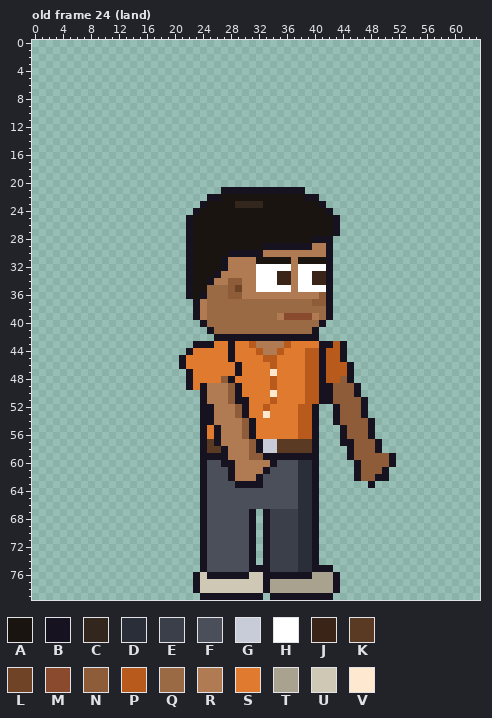
Two states of a pixel-art file, sprites/expo/expo_vendo_right_anim.aseprite. Above is the file before it was changed.
64x80 pixels, 123 frames. Colours within 5 levels of each other are drawn and written as one. Shown: old frame 24 (land). The commit also changed other frames, which this record leaves out.
Visible layers, top first: "Arm Top", "Stubble", "Hair", "Face", "Watch", "Near Arm", "Collar", "Belt", "Shirt", "Body", "Back Arm", "Pants", "Shoes".
Palette (. is transparent): A #1a1410  B #17121f  C #33261c  D #2a2e38  E #3a3f4a  F #4a4f5a  G #c8ccd8  H #ffffff  J #3a2418  K #5a3a22  L #6e4326  M #8a4a2e  N #8e5c38  P #b85a1c  Q #9a6a44  R #b07a52  S #e07a2e  T #a9a28f  U #cfc8b5  V #ffe8d0
Pixels before, old frame 24 (land) (only the part around the change), first column x 0:
 8 ............................................................
 9 ............................................................
10 ............................................................
11 ............................................................
12 ............................................................
13 ............................................................
14 ............................................................
15 ............................................................
16 ............................................................
17 ............................................................
18 ............................................................
19 ............................................................
20 ............................................................
21 ...........................BBBBBBBBBBBB.....................
22 .........................BBAAAAAAAAAAAABB...................
23 ........................BAAAACCCCAAAAAAAAB..................
24 .......................BAAAAAAAAAAAAAAAAAAB.................
25 ......................BAAAAAAAAAAAAAAAAAAAAB................
26 ......................BAAAAAAAAAAAAAAAAAAAAB................
27 ......................BAAAAAAAAAAAAAAAAAAAAB................
28 ......................BAAAAAAAAAAAAAAAAABBB.................
29 ......................BAAAAAAAAAABBBBBBBRRB.................
30 ......................BAAAAABBBBBRRRRRRRRRB.................
31 ......................BAAAABRRRRAAAAARAAAAB.................
32 ......................BAAAABRRRRHHHHHRHHHHB.................
33 ......................BAAABRRRRRHHHJJRHHJJB.................
34 ......................BAABRRNNRRHHHJJRHHJJB.................
35 ......................BAAQQQNLRRHHHHHRHHHHB.................
36 ......................BABQQQNNRRRRRRRRRRRNB.................
37 .......................BRQQQQQQQQQQQQQQQNNB.................
38 .......................BRQQQQQQQQQQQQQQQQQB.................
39 .......................BRQQQQQQQQQQRMMMMRQB.................
40 ........................BQQQQQQQQQQQQQQQQB..................
41 .........................BQQQQQQQQQQQQQQB...................
42 ..........................BBBBBBBBBBBBBBB...................
43 .......................BBBSSBSSPRRRRPSSSSBBPB...............
44 ......................BSSSSSBSSSPRRPSSSPPBPPB...............
45 .....................BSSSSSSBSSSSPPSSSSPPBPPB...............
46 .....................BSSSSSSSBSSSSPSSSSPPBPPPB..............
47 ......................BSSSSSSBSSSSVSSSSPPBPPPB..............
48 ......................BSSSSNBSSSSSPSSSSPPBPPNB..............
49 ......................BSBRRRNBSSSSPSSSSPPBBNNNB.............
50 ........................BRRRNBSSSSVSSSSPPBBNNNB.............
51 ........................BRRRNBBSSSPSSSSPPBBNNNNB............
52 ........................BBRRRNBSSPSSSSPPB..BNNNB............
53 ........................BBRRRNBSSVSSSSPPB..BNNNB............
54 ........................BBRRRRNBSSSSSSPPB..BNNNNB...........
55 ........................BSBRRRNBSSSSSSPPB...BNNNB...........
56 ........................BSBRRRNBSSSSSSPPB...BNNNB...........
57 ........................BKBRRRRNBGGKKKKKB...BBNNNB..........
58 ........................BKKBRRRNBGGKKKKKB....BNNNB..........
59 ........................BBBBRRRNNBBBBBBBB....BNNNNNB........
60 ........................BFFBBRRRRRBFFFDDB.....BNNNNB........
61 ........................BFFFBRRRRBFFFFDDB.....BNNNB.........
62 ........................BFFFBRRRBFFFFFDDB.....BNNBB.........
63 ........................BFFFFBBBBFFFFFDDB.......B...........
64 ........................BFFFFFFFFFFFFFDDB...................
65 ........................BFFFFFFFFFFFFFDDB...................
66 ........................BFFFFFFFFFFFFFDDB...................
67 ........................BFFFFFFB.BEEEEDDB...................
68 ........................BFFFFFFB.BEEEEDDB...................
69 ........................BFFFFFFB.BEEEEDDB...................
New version:
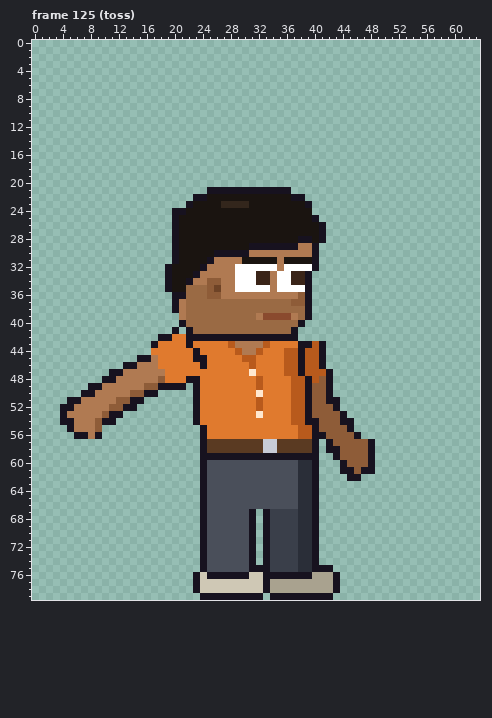
A new or re-ordered frame is compared with the old frame closest to it.
What changed:
frames 123 -> 129
Frame 125 (toss) is new; against old frame 24 (land):
y 21: x 25..26 .. -> BB; x 37..38 BB -> ..
y 22: x 23..26 ..BB -> BBAA; x 37..40 AABB -> BB..
y 23: x 22..24 ..B -> BAA; x 27..28 AA -> CC; x 31..32 CC -> AA; x 39..41 AAB -> B..
y 24: x 20..23 ...B -> BBAA; x 40..42 AAB -> ...
y 25: x 20..22 ..B -> BAA; x 40..43 AAAB -> B...
y 26..27: x 20..22 ..B -> BAA; x 41..43 AAB -> B..
y 28: x 20..22 ..B -> BAA; x 38..40 AAB -> BBA; x 42 B -> .
y 29: x 20..22 ..B -> BAA; x 31..32 AA -> BB; x 38..42 BBRRB -> RRB..
y 30: x 20..22 ..B -> BAA; x 26..27 AA -> BB; x 31..32 BB -> RR; x 40..42 RRB -> B..
y 31: x 20..22 ..B -> BAA; x 25..27 AAB -> BRR; x 30..31 RR -> AA; x 35 A -> R; x 37 R -> A; x 40..42 AAB -> B..
y 32: x 19..22 ...B -> BAAA; x 24..27 AAAB -> BRRR; x 29..31 RRR -> HHH; x 35 H -> R; x 37 R -> H; x 40..42 HHB -> B..
y 33: x 19..26 ...BAAAB -> BAAABRRR; x 29..42 RRRHHHJJRHHJJB -> HHHJJRHHJJB...
y 34: x 19..21 ... -> BAA; x 23..26 AABR -> RRNN; x 28..42 NNRRHHHJJRHHJJB -> RHHHJJRHHJJB...
y 35: x 19..31 ...BAAQQQNLRR -> BAAQQQNLRRHHH; x 34 H -> R; x 37 R -> H; x 39..42 HHHB -> B...
y 36: x 20..29 ..BABQQQNN -> BBQQQNNRRR; x 38..42 RRRNB -> NB...
y 37: x 20..24 ...BR -> BRQQQ; x 37..42 QQQNNB -> NNB...
y 38: x 20..24 ...BR -> BRQQQ; x 39..42 QQQB -> B...
y 39: x 21..24 ..BR -> RQQQ; x 32..35 QQQR -> RMMM; x 37..42 MMMRQB -> RQB...
y 40: x 21..24 ...B -> BQQQ; x 38..41 QQQB -> B...
y 41: x 20 . -> B; x 22..25 ...B -> BQQQ; x 37..40 QQQB -> B...
y 42: x 18..25 ........ -> BBSSBBBB; x 38..40 BBB -> ...
y 43: x 17..25 ......BBB -> BSSSSBSSS; x 28..31 BSSP -> PRRR; x 33..36 RRRP -> PSSS; x 38..40 SSS -> BBP; x 42..44 BPB -> ...
y 44: x 17..23 .....BS -> SSSSSSB; x 28..31 BSSS -> SPRR; x 33..38 RRPSSS -> SSSPPB; x 42..44 PPB -> ...
y 45: x 15..21 ......B -> BBRSSSS; x 23..24 SS -> BB; x 28 B -> S; x 30..31 SS -> PP; x 33..34 PP -> SS; x 36..38 SSS -> PPB; x 42..44 PPB -> ...
y 46: x 13..21 ........B -> BBRRRSSSS; x 24 S -> B; x 29 B -> S; x 31 S -> P; x 34 P -> S; x 36..38 SSS -> PPB; x 42..45 PPPB -> ....
y 47: x 11..22 ...........B -> BBRRRRRRSSSS; x 29 B -> S; x 31 S -> V; x 34 V -> S; x 36..38 SSS -> PPB; x 41..45 BPPPB -> PB...
y 48: x 10..21 ............ -> BBRRRRRRNSSS; x 23 S -> B; x 27..28 NB -> SS; x 32 S -> P; x 34 P -> S; x 37..39 SSP -> PPB; x 41..45 BPPNB -> NB...
y 49: x 8..29 ..............BSBRRRNB -> BBRRRRRRNNBBBB.BSSSSSS; x 32 S -> P; x 34 P -> S; x 37..41 SSPPB -> PPBNN; x 43..46 NNNB -> ....
y 50: x 7..17 ........... -> BBRRRRRNNBB; x 23..29 .BRRRNB -> BSSSSSS; x 32 S -> V; x 34 V -> S; x 37..41 SSPPB -> PPBNN; x 43..46 NNNB -> ....
y 51: x 5..15 ........... -> BBRRRRRNNBB; x 23..30 .BRRRNBB -> BSSSSSSS; x 32 S -> P; x 34 P -> S; x 37..41 SSPPB -> PPBNN; x 43..47 NNNNB -> B....
y 52: x 4..14 ........... -> BBRRRRRNNBB; x 23..30 .BBRRRNB -> BSSSSSSS; x 32..33 SP -> PS; x 37 S -> P; x 39..42 PB.. -> BNNN; x 44..47 NNNB -> ....
y 53: x 4..12 ......... -> BRRRRRNBB; x 23..30 .BBRRRNB -> BSSSSSSS; x 32..33 SV -> VS; x 37 S -> P; x 39..47 PB..BNNNB -> BNNNNB...
y 54: x 4..11 ........ -> BBRRRNBB; x 23..31 .BBRRRRNB -> BSSSSSSSS; x 37 S -> P; x 39 P -> B; x 41..48 ..BNNNNB -> NNNBB...
y 55: x 5..9 ..... -> BRRRN; x 26..31 BRRRNB -> SSSSSS; x 41..48 ...BNNNB -> NNNNB...
y 56: x 6..9 .... -> BBRB; x 26..31 BRRRNB -> SSSSSS; x 41..44 ...B -> BNNN; x 46..48 NNB -> B..
y 57: x 26..32 BRRRRNB -> KKKKKKK; x 42..45 ..BB -> BNNN; x 48..49 NB -> B.
y 58: x 27..32 BRRRNB -> KKKKKK; x 42..45 ...B -> BBNN; x 48..49 NB -> B.
y 59: x 28..32 RRRNN -> BBBBB; x 43..45 ..B -> BNN; x 48..51 NNNB -> B...
y 60: x 27..34 BBRRRRRB -> FFFFFFFF; x 44..46 ..B -> BNN; x 48..51 NNNB -> B...
y 61: x 28..33 BRRRRB -> FFFFFF; x 44..50 ..BNNNB -> BBNBB..
y 62: x 28..32 BRRRB -> FFFFF; x 45 . -> B; x 47..50 NNBB -> ....
y 63: x 29..32 BBBB -> FFFF; x 48 B -> .
Where, in picture pixels (left, top, right, bottom), the same in both pictures:
changed: (60, 187, 396, 488)
